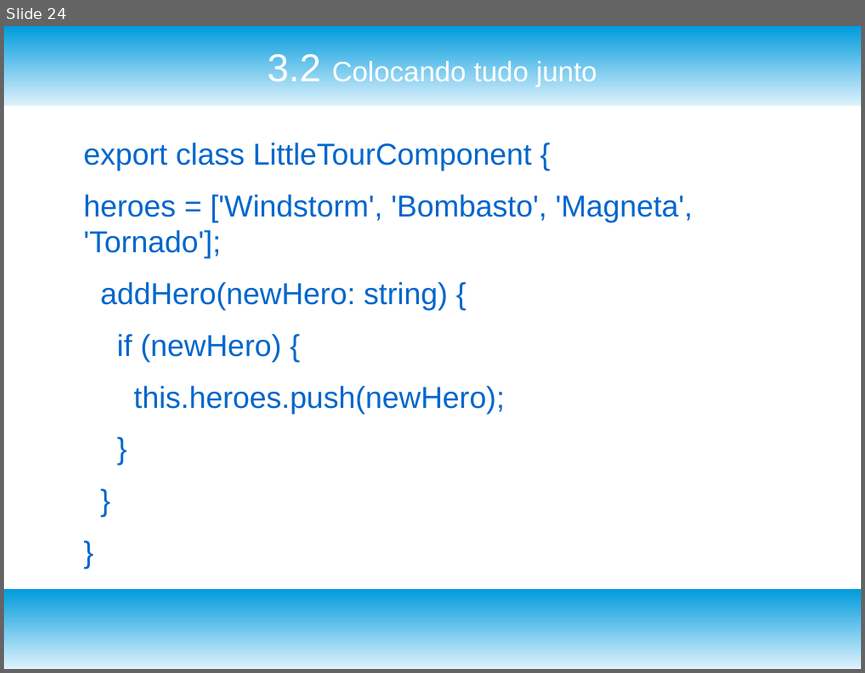
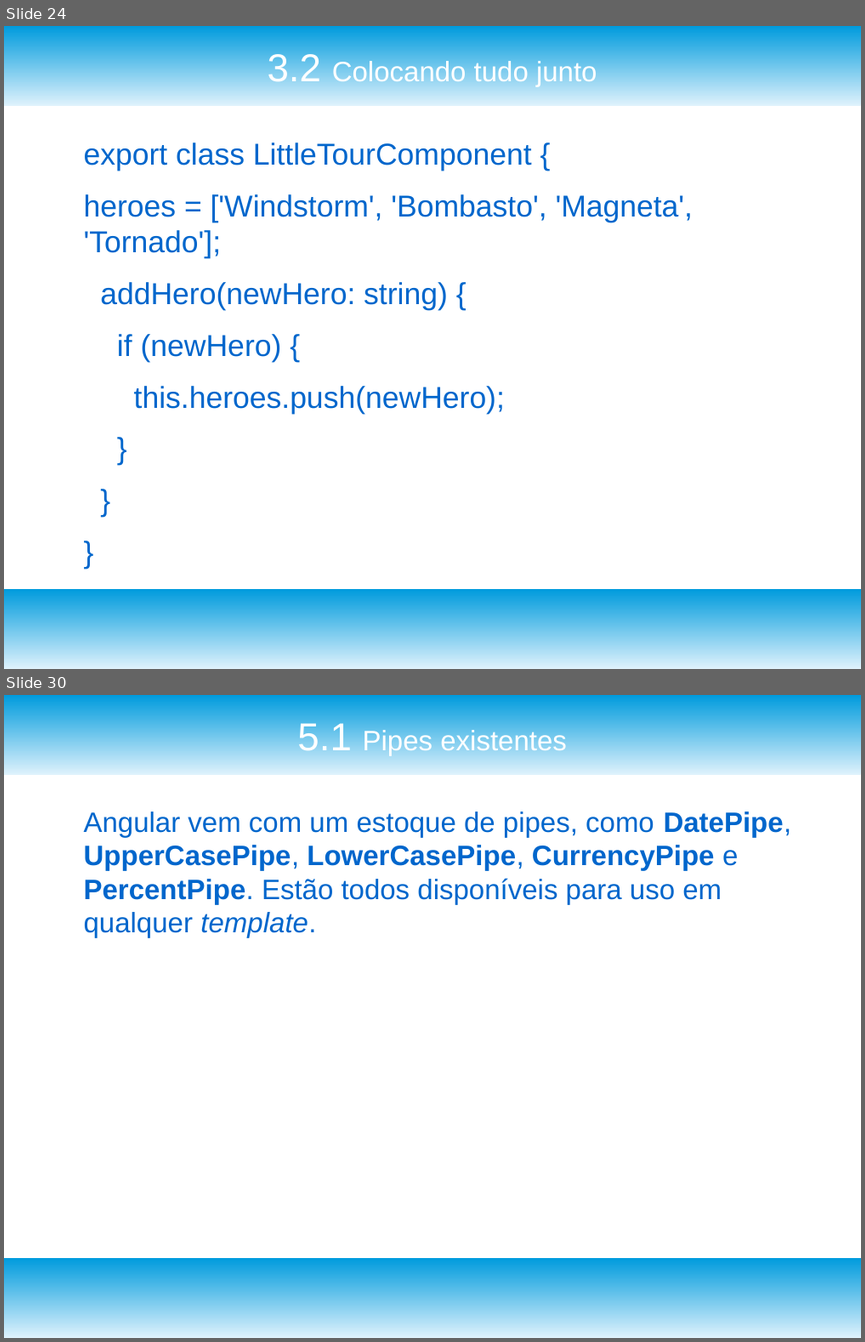
Before and after one commit to josivanribeiro/treinamentoangular, a slide deck: TreinamentoAngular_Aula_3.odp. Shown one above the other, each under a label of ours: slide 24 before the commit, slides 24 and 30 after it; the slides between them are not shown. The pictures are 865x673 and 865x1342 pixels, drawn with LibreOffice and Linux fonts; fonts in the diff are those of the drawing. Boxes give left, top, right and bottom in pixels: in the first picture for what was removed or moved away, otherwise in the second. Text is boxed around its words. In the diff, an @@ line names an element or a change of style, - is before the commit and + after.

```diff
--- a/TreinamentoAngular_Aula_3.odp
+++ b/TreinamentoAngular_Aula_3.odp
@@ slide 30 added at <box>4,695,861,1338</box>, background #FFFFFF; not listed: 2 template elements that a slide beside it also shows @@
@@ title added at <box>297,721,567,756</box>, 26 pt, text #FFFFFF @@
+5.1 Pipes existentes
@@ text added at <box>84,811,792,938</box>, 26 pt, text #0066CC @@
+Angular vem com um estoque de pipes, como DatePipe, UpperCasePipe, LowerCasePipe, CurrencyPipe e PercentPipe. Estão todos disponíveis para uso em qualquer template.
```
Also in this commit, not shown: 5 slides changed, 21 other slides added, 14 other files.
